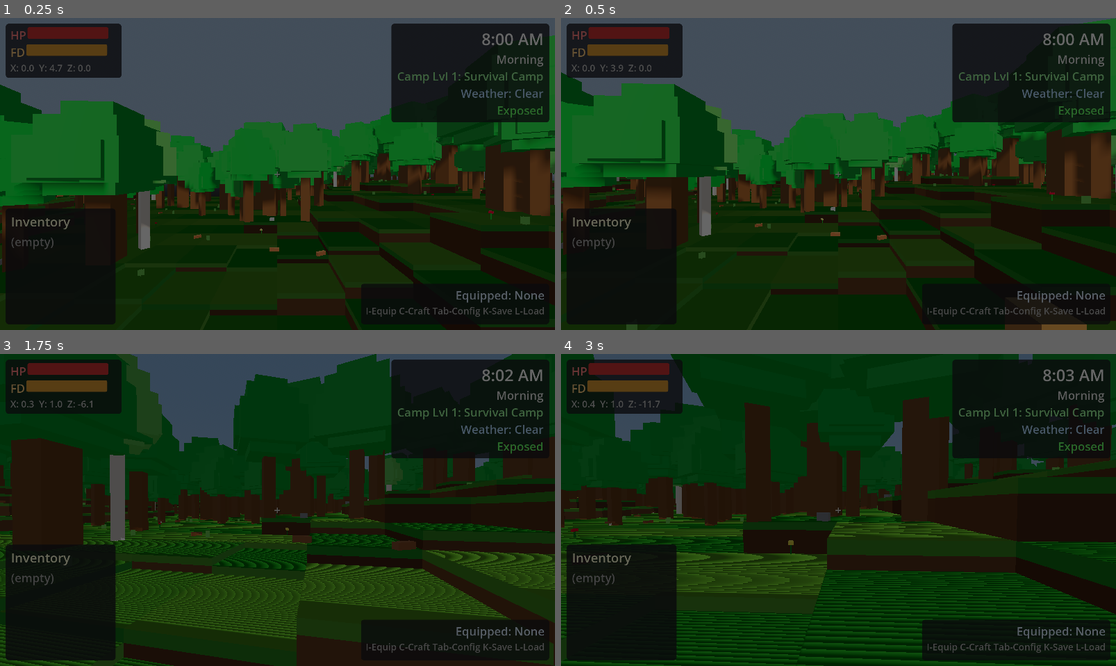
Above: before the commit, frames 1-4 (two rows, left to right).
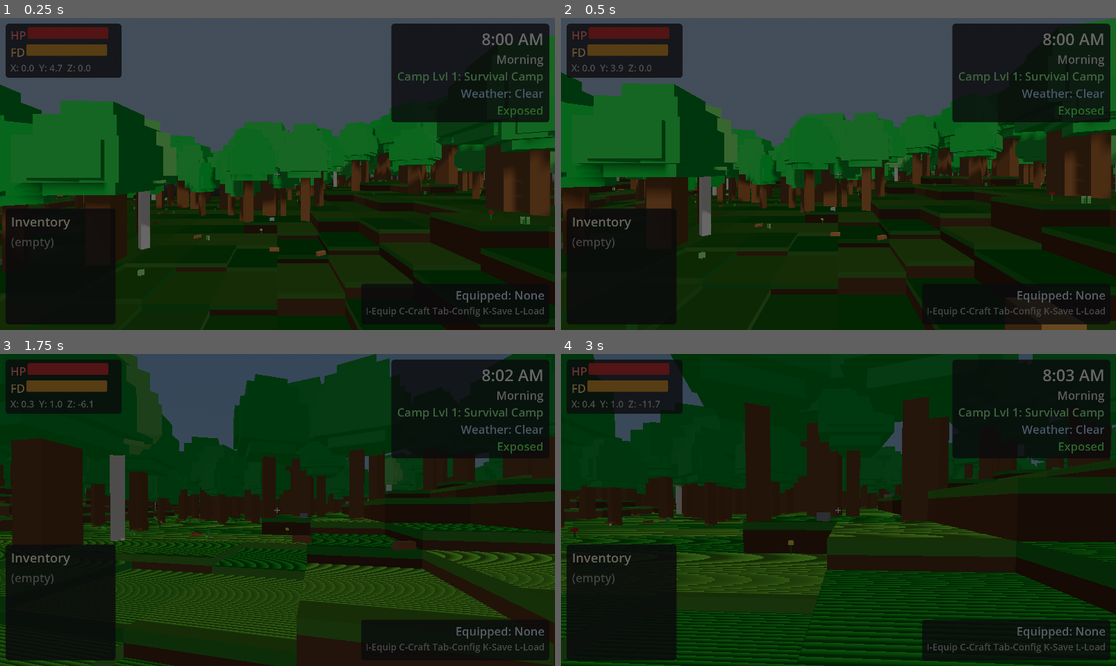
Above: after the commit, the same moments.

Repository: adchamberlain/into-the-wild
Game: Godot game, scene res://scenes/main.tscn
Same seed, same stepped clock (60 frames per second), same inputs: the game is played once before the commit and once after it.
Inputs (mouse positions are in pixels of both pictures, inside the frame that each line leads up to):
- Up to frame 1 (0.25 s): no input
- Up to frame 2 (0.5 s): no input
- Up to frame 3 (1.75 s): tap Enter at 0.5 s; move the mouse to (305, 510) at 0.52 s; hold W from 0.53 s (still down); tap E (interact) at 0.6 s; tap Space (jump) at 0.77, 1.52 s; move the mouse to (249, 510) at 1.27 s; tap Shift (sprint) at 1.35 s
- Up to frame 4 (3 s): keep holding W; move the mouse to (849, 503) at 2.02 s; tap R at 2.1 s; move the mouse to (832, 516) at 2.77 s; tap Q at 2.85 s

The runs differ from the first frame. In frame 1, less than 0.1% of the frame differs, in the area x 24-96%, y 51-83%; in frame 2, less than 0.1%, in the area x 9-96%, y 52-78%; in frame 3, less than 0.1%; in frame 4, less than 0.1%.

Commit message:
UI improvements and bug fixes
- Crafting menu: Add dark panel backgrounds to recipe items for better
  readability, increase font sizes, brighten text colors
- Fix grass tufts appearing bright at night by removing unshaded mode
- Prevent camp level-up celebration from showing when loading saved games
- Update campsite level display on game load without triggering celebration

Co-Authored-By: Claude Opus 4.5 <noreply@anthropic.com>

Diff:
--- a/scripts/core/save_load.gd
+++ b/scripts/core/save_load.gd
@@ -383,8 +383,9 @@
 		for struct_data: Dictionary in data["structures"]:
 			_recreate_structure(struct_data, structures_container)
 
-	# Emit level changed signal to update UI
-	campsite_manager.campsite_level_changed.emit(campsite_manager.campsite_level)
+	# NOTE: We intentionally do NOT emit campsite_level_changed here
+	# to avoid showing the level-up celebration when loading a saved game.
+	# The HUD will update its display when it receives game_loaded signal.
 
 
 func _recreate_structure(struct_data: Dictionary, container: Node) -> void:
--- a/scripts/ui/crafting_ui.gd
+++ b/scripts/ui/crafting_ui.gd
@@ -101,22 +101,36 @@
 		if requires_bench and not at_bench:
 			continue
 
-		# Create recipe container
+		# Create outer panel for each recipe item with darker background
+		var item_panel: PanelContainer = PanelContainer.new()
+		var item_style: StyleBoxFlat = StyleBoxFlat.new()
+		item_style.bg_color = Color(0.08, 0.08, 0.1, 0.9)
+		item_style.corner_radius_top_left = 8
+		item_style.corner_radius_top_right = 8
+		item_style.corner_radius_bottom_left = 8
+		item_style.corner_radius_bottom_right = 8
+		item_style.content_margin_left = 12
+		item_style.content_margin_right = 12
+		item_style.content_margin_top = 10
+		item_style.content_margin_bottom = 10
+		item_panel.add_theme_stylebox_override("panel", item_style)
+
+		# Create recipe container inside the panel
 		var container: VBoxContainer = VBoxContainer.new()
-		container.add_theme_constant_override("separation", 4)
+		container.add_theme_constant_override("separation", 6)
 
 		# Recipe button
 		var button: Button = Button.new()
 		button.text = recipe_name
 		button.disabled = not can_craft_recipe
 		button.add_theme_font_override("font", HUD_FONT)
-		button.add_theme_font_size_override("font_size", 36)
+		button.add_theme_font_size_override("font_size", 40)
 		button.pressed.connect(_on_craft_pressed.bind(recipe_id))
 		container.add_child(button)
 		recipe_buttons[recipe_id] = button
 
 		# Ingredients label
-		var ingredients_text: String = "  Requires: "
+		var ingredients_text: String = "Requires: "
 		var ingredient_parts: Array[String] = []
 		for resource: String in inputs:
 			var amount: int = inputs[resource]
@@ -127,24 +141,25 @@
 		var ingredients_label: Label = Label.new()
 		ingredients_label.text = ingredients_text
 		ingredients_label.add_theme_font_override("font", HUD_FONT)
-		ingredients_label.add_theme_font_size_override("font_size", 28)
-		ingredients_label.add_theme_color_override("font_color", Color(0.7, 0.7, 0.7, 1) if can_craft_recipe else Color(0.5, 0.4, 0.4, 1))
+		ingredients_label.add_theme_font_size_override("font_size", 30)
+		ingredients_label.add_theme_color_override("font_color", Color(0.85, 0.85, 0.85, 1) if can_craft_recipe else Color(0.5, 0.4, 0.4, 1))
 		container.add_child(ingredients_label)
 
 		# Description
 		var desc_label: Label = Label.new()
-		desc_label.text = "  " + description
+		desc_label.text = description
 		desc_label.add_theme_font_override("font", HUD_FONT)
-		desc_label.add_theme_font_size_override("font_size", 26)
-		desc_label.add_theme_color_override("font_color", Color(0.6, 0.6, 0.6, 1))
+		desc_label.add_theme_font_size_override("font_size", 28)
+		desc_label.add_theme_color_override("font_color", Color(0.7, 0.7, 0.7, 1))
 		container.add_child(desc_label)
 
-		# Spacer
+		item_panel.add_child(container)
+		recipe_list.add_child(item_panel)
+
+		# Spacer between items
 		var spacer: Control = Control.new()
-		spacer.custom_minimum_size = Vector2(0, 10)
-		container.add_child(spacer)
-
-		recipe_list.add_child(container)
+		spacer.custom_minimum_size = Vector2(0, 6)
+		recipe_list.add_child(spacer)
 
 
 func _on_craft_pressed(recipe_id: String) -> void:
--- a/scripts/ui/hud.gd
+++ b/scripts/ui/hud.gd
@@ -456,6 +456,8 @@
 
 func _on_game_loaded(_filepath: String) -> void:
 	show_notification("Game Loaded!", Color(0.4, 1.0, 0.4, 1))
+	# Update campsite level display (without showing celebration)
+	_update_campsite_level_display()
 
 
 func _update_resting_prompt() -> void:
--- a/scripts/world/terrain_chunk.gd
+++ b/scripts/world/terrain_chunk.gd
@@ -641,7 +641,6 @@
 	var mat: StandardMaterial3D = StandardMaterial3D.new()
 	mat.vertex_color_use_as_albedo = true
 	mat.cull_mode = BaseMaterial3D.CULL_DISABLED
-	mat.shading_mode = BaseMaterial3D.SHADING_MODE_UNSHADED
 	grass.material_override = mat
 
 	grass.position = pos
